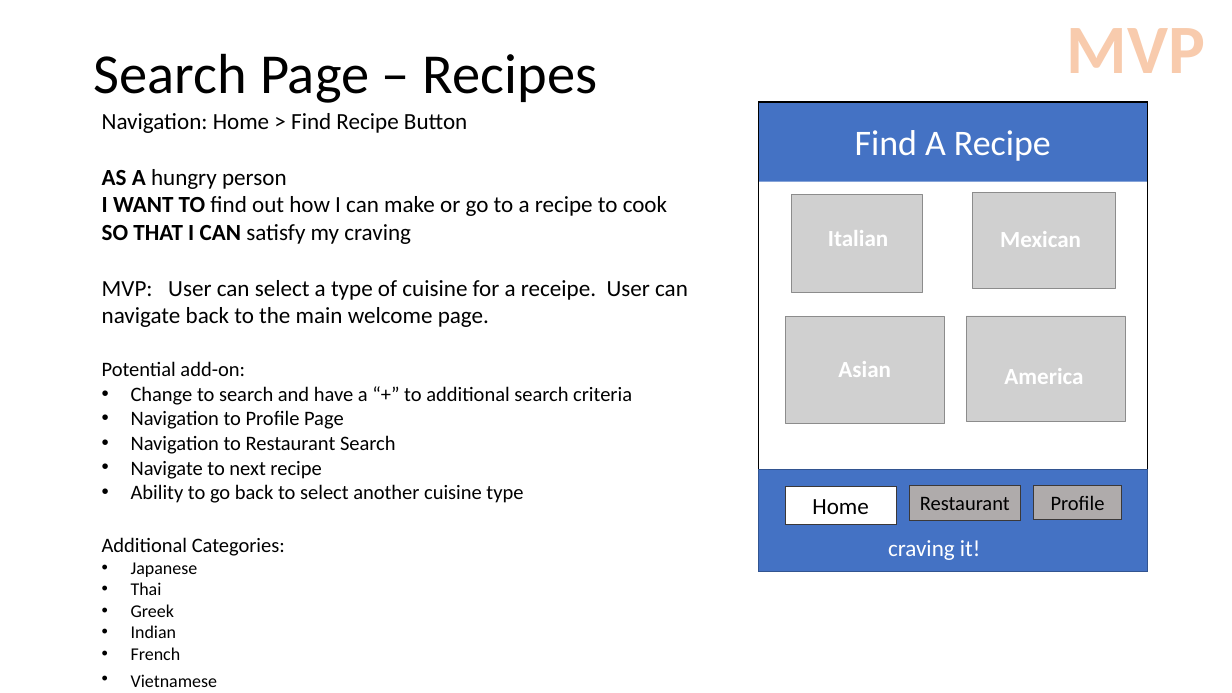
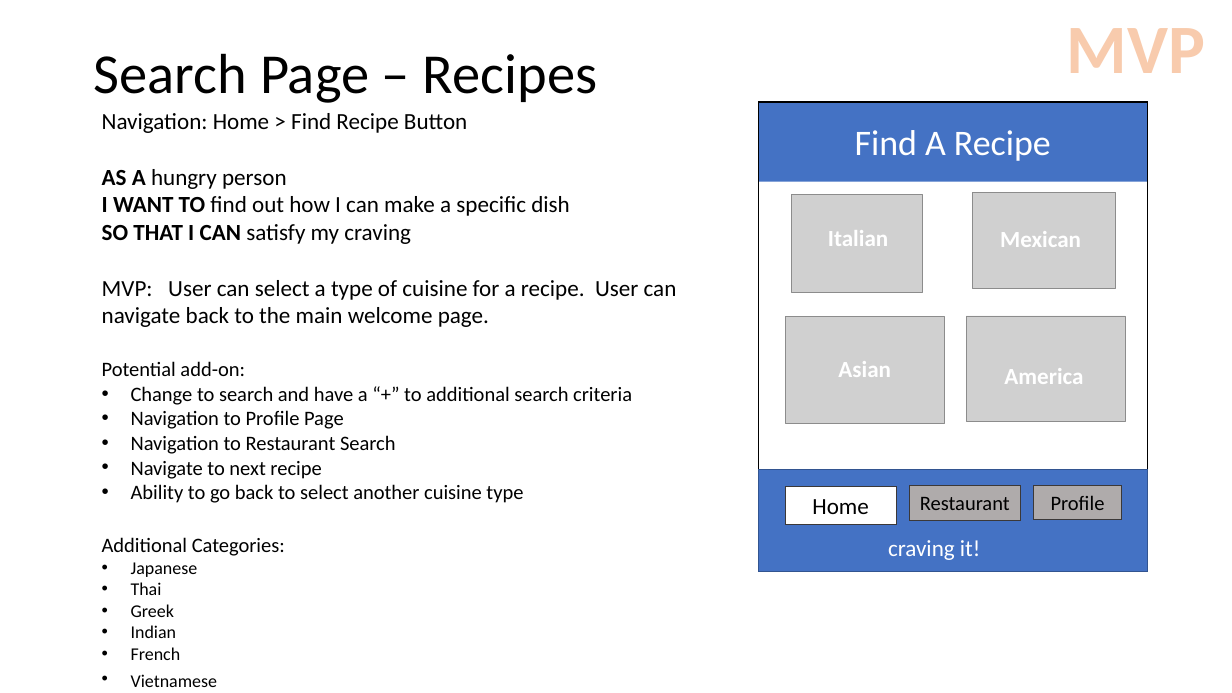
Before and after one commit to christinena-msr/crave_masters, a slide deck: slide 8 of WireFrames.pptx. Drawn at 1232x693 pixels with LibreOffice and Linux fonts; fonts in the diff are those of the drawing; grey boxes stand for pictures. Boxes give left, top, right and bottom in pixels: in the first picture for what was removed or moved away, otherwise in the second. Text is boxed around its words. In the diff, an @@ line names an element or a change of style, - is before the commit and + after.

```diff
--- a/WireFrames.pptx
+++ b/WireFrames.pptx
@@ text at <box>102,169,677,327</box>: text changed @@
-AS A hungry person
-I WANT TO find out how I can make or go to a recipe to cook
-SO THAT I CAN satisfy my craving
-MVP: User can select a type of cuisine for a receipe. User can navigate back to the main welcome page.
+AS A hungry person
+I WANT TO find out how I can make a specific dish
+SO THAT I CAN satisfy my craving
+MVP: User can select a type of cuisine for a recipe. User can navigate back to the main welcome page.
```
Also in this commit, not shown: 5 other slides changed, 3 other files.
